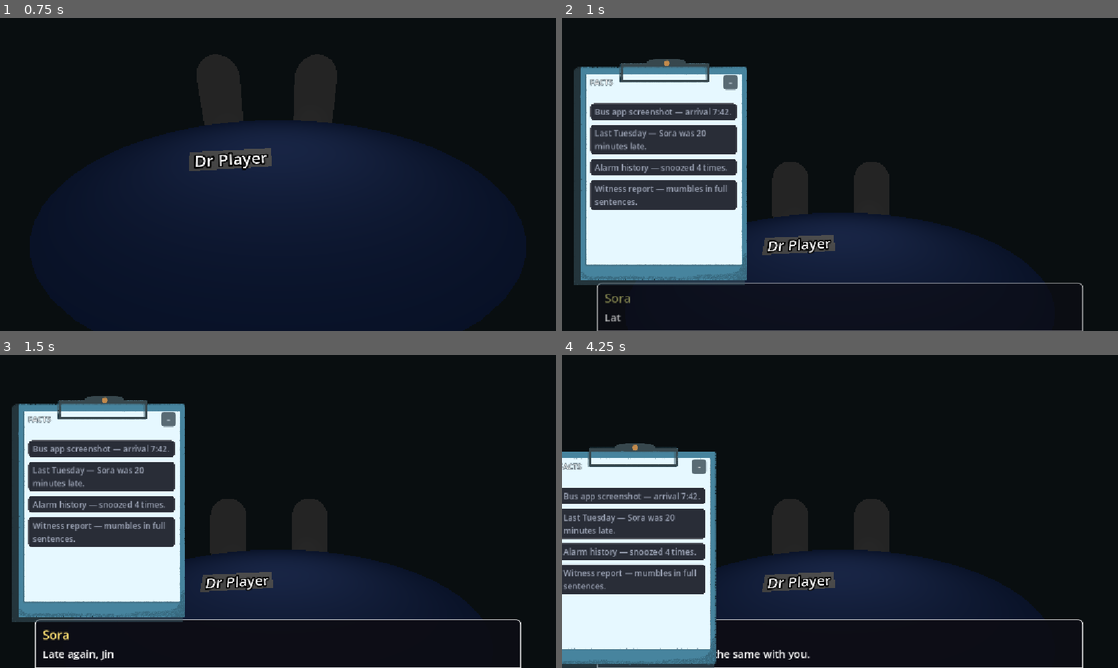
Above: before the commit, frames 1-4 (two rows, left to right).
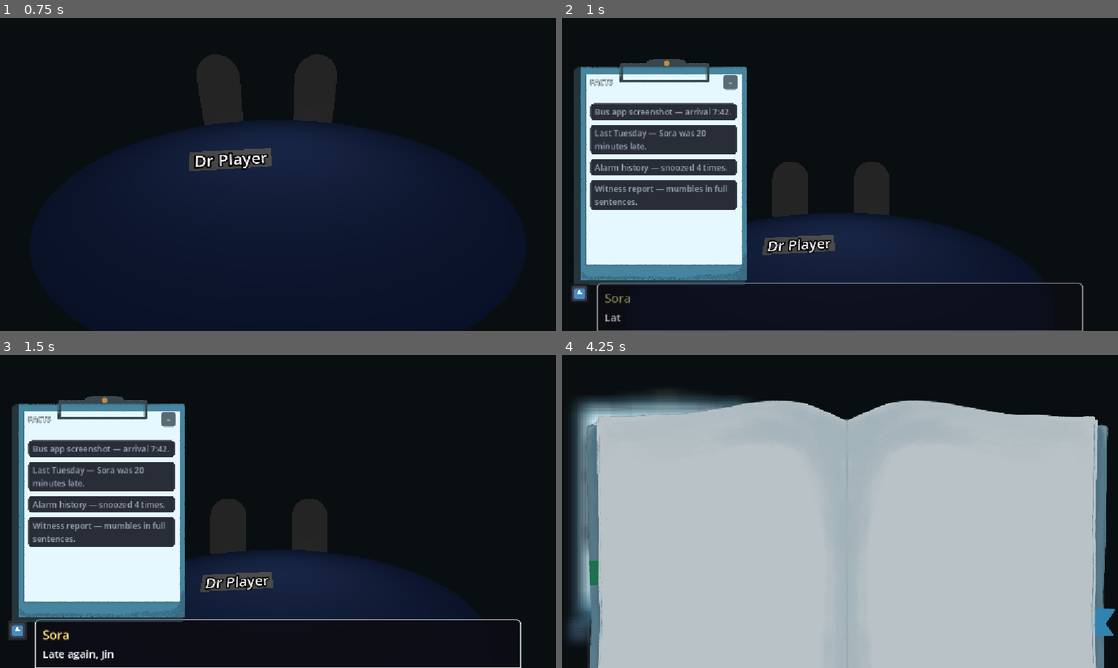
Above: after the commit, the same moments.

Repository: Blulow/octavuss_office
Game: Godot game, scene res://scenes/main_menu.tscn
Same seed, same stepped clock (60 frames per second), same inputs: the game is played once before the commit and once after it. The engine's default icon, where the game draws it, is replaced by a stand-in: a white triangle on a blue panel in a dark square.
Inputs (mouse positions are in pixels of both pictures, inside the frame that each line leads up to):
- Up to frame 1 (0.75 s): tap Enter (ui_accept) at 0.5 s; drag from (305, 168) to (333, 105) at 0.52 s
- Up to frame 2 (1 s): no input
- Up to frame 3 (1.5 s): click (16, 630) at 1.27 s
- Up to frame 4 (4.25 s): click "-" at 2 s; click "+" (after the commit: "-") at 2.75 s; click "+" (after the commit: "-") at 3.5 s

Frame 1 is identical in both runs. In frame 2, 0.1% of the frame differs, in the area x 1-5%, y 84-91%; in frame 3, 0.2%; in frame 4, 81%, in the area x 0-100%, y 11-100%.

Commit message:
Add notebook overlay with blur and click-outside-to-close
- Instance note_book.tscn in the dialogue scene instead of changing scene
- Slide up from the bottom, then fade in a screen blur over 3s
- Click outside the notebook fades the blur out and slides it down
- Read-only text fields over both notebook pages
- Document scene transitions in docs/scene_transitions.md

Diff:
--- /dev/null
+++ b/assets/shaders/screen_blur.gdshader
@@ -0,0 +1,15 @@
+shader_type canvas_item;
+
+uniform float radius : hint_range(0.0, 16.0) = 4.0;
+uniform sampler2D SCREEN_TEXTURE : hint_screen_texture, filter_linear_mipmap;
+
+void fragment() {
+	vec2 pixel = 1.0 / vec2(textureSize(SCREEN_TEXTURE, 0));
+	vec4 col = vec4(0.0);
+	for (int x = -3; x <= 3; x++) {
+		for (int y = -3; y <= 3; y++) {
+			col += texture(SCREEN_TEXTURE, SCREEN_UV + vec2(float(x), float(y)) * pixel * radius);
+		}
+	}
+	COLOR = col / 49.0;
+}
--- a/scenes/dialogue_scene_facts.tscn
+++ b/scenes/dialogue_scene_facts.tscn
@@ -4,6 +4,10 @@
 [ext_resource type="PackedScene" path="res://scenes/dialogue_box.tscn" id="2_box"]
 [ext_resource type="PackedScene" path="res://scenes/choice_box.tscn" id="3_choice"]
 [ext_resource type="PackedScene" path="res://scenes/facts_box.tscn" id="4_facts"]
+[ext_resource type="Script" path="res://scripts/notebook_button.gd" id="5_nb"]
+[ext_resource type="Texture2D" uid="uid://bkfm0hy52tho" path="res://icon.svg" id="6_icon"]
+[ext_resource type="PackedScene" path="res://scenes/note_book.tscn" id="7_nb"]
+[ext_resource type="Shader" path="res://assets/shaders/screen_blur.gdshader" id="8_blur"]
 
 [sub_resource type="Environment" id="Environment_menu"]
 fog_enabled = true
@@ -22,6 +26,10 @@
 
 [sub_resource type="PlaneMesh" id="PlaneMesh_name"]
 size = Vector2(0.8, 0.2)
+
+[sub_resource type="ShaderMaterial" id="ShaderMaterial_blur"]
+shader = ExtResource("8_blur")
+shader_parameter/radius = 4.0
 
 [node name="DialogueSceneFacts" type="Node3D" unique_id=111532145]
 
@@ -79,3 +87,34 @@
 offset_top = 84.0
 offset_right = 384.0
 offset_bottom = 554.0
+
+[node name="NotebookButton" type="Button" parent="UI"]
+layout_mode = 3
+anchors_preset = 2
+anchor_top = 1.0
+anchor_bottom = 1.0
+offset_left = 16.0
+offset_top = -98.0
+offset_right = 56.0
+offset_bottom = -58.0
+custom_minimum_size = Vector2(40, 40)
+focus_mode = 0
+icon = ExtResource("6_icon")
+expand_icon = true
+script = ExtResource("5_nb")
+
+[node name="NotebookOverlay" type="CanvasLayer" parent="."]
+layer = 20
+visible = false
+
+[node name="BackBufferCopy" type="BackBufferCopy" parent="NotebookOverlay"]
+copy_mode = 2
+
+[node name="Blur" type="ColorRect" parent="NotebookOverlay"]
+anchors_preset = 15
+anchor_right = 1.0
+anchor_bottom = 1.0
+mouse_filter = 0
+material = SubResource("ShaderMaterial_blur")
+
+[node name="NoteBook" parent="NotebookOverlay" instance=ExtResource("7_nb")]
--- /dev/null
+++ b/scenes/note_book.tscn
@@ -0,0 +1,49 @@
+[gd_scene format=3 uid="uid://c7iy0pgt87h3g"]
+
+[ext_resource type="Texture2D" uid="uid://qtcb70prsx84" path="res://assets/buttons/checkpoint ui buku V3.png" id="1_747sg"]
+[ext_resource type="Texture2D" uid="uid://086yxn6qoxj6" path="res://assets/buttons/checkpoint ui kertas.png" id="2_b403g"]
+
+[sub_resource type="StyleBoxEmpty" id="StyleBoxEmpty_page"]
+
+[node name="NoteBook" type="Node2D"]
+
+[node name="CheckpointUiBukuV3" type="Sprite2D" parent="."]
+position = Vector2(576, 326)
+scale = Vector2(0.6, 0.6)
+texture = ExtResource("1_747sg")
+
+[node name="CheckpointUiKertas" type="Sprite2D" parent="."]
+position = Vector2(575.00006, 317.00003)
+scale = Vector2(0.5939815, 0.59398144)
+texture = ExtResource("2_b403g")
+
+[node name="UI" type="CanvasLayer" parent="."]
+layer = 30
+
+[node name="LeftPage" type="TextEdit" parent="UI"]
+layout_mode = 3
+anchors_preset = 0
+offset_left = 106.0
+offset_top = 124.0
+offset_right = 545.0
+offset_bottom = 607.0
+editable = false
+theme_override_styles/normal = SubResource("StyleBoxEmpty_page")
+theme_override_styles/focus = SubResource("StyleBoxEmpty_page")
+theme_override_styles/read_only = SubResource("StyleBoxEmpty_page")
+theme_override_colors/font_color = Color(0.1, 0.12, 0.15, 1)
+theme_override_font_sizes/font_size = 18
+
+[node name="RightPage" type="TextEdit" parent="UI"]
+layout_mode = 3
+anchors_preset = 0
+offset_left = 605.0
+offset_top = 124.0
+offset_right = 1074.0
+offset_bottom = 607.0
+editable = false
+theme_override_styles/normal = SubResource("StyleBoxEmpty_page")
+theme_override_styles/focus = SubResource("StyleBoxEmpty_page")
+theme_override_styles/read_only = SubResource("StyleBoxEmpty_page")
+theme_override_colors/font_color = Color(0.1, 0.12, 0.15, 1)
+theme_override_font_sizes/font_size = 18
--- /dev/null
+++ b/scripts/notebook_button.gd
@@ -0,0 +1,118 @@
+extends Button
+
+# Toggles the notebook overlay. On open it slides up from the bottom, then a
+# blur slowly fades in behind it. Clicking anywhere outside the notebook
+# closes it: the blur fades out over a second while the notebook slides down.
+const BLUR_TARGET := 4.0
+const BLUR_TIME := 3.0
+const BLUR_OUT_TIME := 0.3
+const CLOSE_BLUR_TIME := 1.0
+const SLIDE_TIME := 0.6
+
+# The book's visible (opaque) area, in texture pixels. Used to tell whether a
+# click landed on the notebook or somewhere else.
+const BOOK_OPAQUE := Rect2(85, 164, 1825, 916)
+
+@onready var overlay: CanvasLayer = get_tree().current_scene.get_node("NotebookOverlay")
+@onready var notebook: Node2D = overlay.get_node("NoteBook")
+@onready var notebook_ui: CanvasLayer = notebook.get_node("UI")
+@onready var blur: ColorRect = overlay.get_node("Blur")
+
+var _open := false
+var _animating := false
+
+
+func _ready() -> void:
+	pressed.connect(_toggle)
+	blur.gui_input.connect(_on_blur_gui_input)
+	var offscreen: float = get_viewport_rect().size.y
+	notebook.position.y = offscreen
+	notebook_ui.offset.y = offscreen
+	_set_blur(0.0)
+
+
+func _toggle() -> void:
+	if _animating:
+		return
+	_animating = true
+	_open = not _open
+	overlay.visible = true
+	if _open:
+		await _open_notebook()
+	else:
+		await _close_notebook()
+	_animating = false
+
+
+func _open_notebook() -> void:
+	# Start fully clear, slide the notebook up, then fade the blur in.
+	_set_blur(0.0)
+	await _slide(0.0)
+	await _fade_blur(BLUR_TARGET, BLUR_TIME)
+
+
+func _close_notebook() -> void:
+	# Button close: fade the blur out, then slide down.
+	await _fade_blur(0.0, BLUR_OUT_TIME)
+	await _slide(get_viewport_rect().size.y)
+	overlay.visible = false
+
+
+func _on_blur_gui_input(event: InputEvent) -> void:
+	# A click on the blurred background (outside the notebook) closes it.
+	if not _open or _animating:
+		return
+	if event is InputEventMouseButton and event.button_index == MOUSE_BUTTON_LEFT and event.pressed:
+		if not _is_over_notebook(event.global_position):
+			_close_from_click()
+
+
+func _close_from_click() -> void:
+	# Fade the blur out over a second while the notebook slides back down.
+	_animating = true
+	_open = false
+	var offscreen: float = get_viewport_rect().size.y
+	var blur_tween := create_tween()
+	blur_tween.tween_method(_set_blur, _current_blur(), 0.0, CLOSE_BLUR_TIME)
+	var slide_tween := create_tween().set_parallel(true).set_trans(Tween.TRANS_CUBIC).set_ease(Tween.EASE_IN_OUT)
+	slide_tween.tween_property(notebook, "position:y", offscreen, SLIDE_TIME)
+	slide_tween.tween_property(notebook_ui, "offset:y", offscreen, SLIDE_TIME)
+	await slide_tween.finished
+	await blur_tween.finished
+	overlay.visible = false
+	_animating = false
+
+
+func _is_over_notebook(pos: Vector2) -> bool:
+	var book: Sprite2D = notebook.get_node("CheckpointUiBukuV3")
+	return _opaque_rect(book, BOOK_OPAQUE).has_point(pos)
+
+
+func _opaque_rect(sprite: Sprite2D, tex_rect: Rect2) -> Rect2:
+	# Convert a rectangle in texture pixels to the sprite's global space.
+	var scale: Vector2 = sprite.scale
+	var origin: Vector2 = sprite.global_position - sprite.texture.get_size() * scale * 0.5
+	return Rect2(origin + tex_rect.position * scale, tex_rect.size * scale)
+
+
+func _slide(target_y: float) -> void:
+	var tween := create_tween().set_parallel(true).set_trans(Tween.TRANS_CUBIC).set_ease(Tween.EASE_IN_OUT)
+	tween.tween_property(notebook, "position:y", target_y, SLIDE_TIME)
+	tween.tween_property(notebook_ui, "offset:y", target_y, SLIDE_TIME)
+	await tween.finished
+
+
+func _fade_blur(target: float, duration: float) -> void:
+	var material: ShaderMaterial = blur.material as ShaderMaterial
+	var tween := create_tween()
+	tween.tween_method(_set_blur, material.get_shader_parameter("radius"), target, duration)
+	await tween.finished
+
+
+func _set_blur(value: float) -> void:
+	var material: ShaderMaterial = blur.material as ShaderMaterial
+	material.set_shader_parameter("radius", value)
+
+
+func _current_blur() -> float:
+	return (blur.material as ShaderMaterial).get_shader_parameter("radius")
Not shown, added: assets/shaders/screen_blur.gdshader.uid
Not shown, added: scripts/notebook_button.gd.uid
Not shown, added: docs/scene_transitions.md
